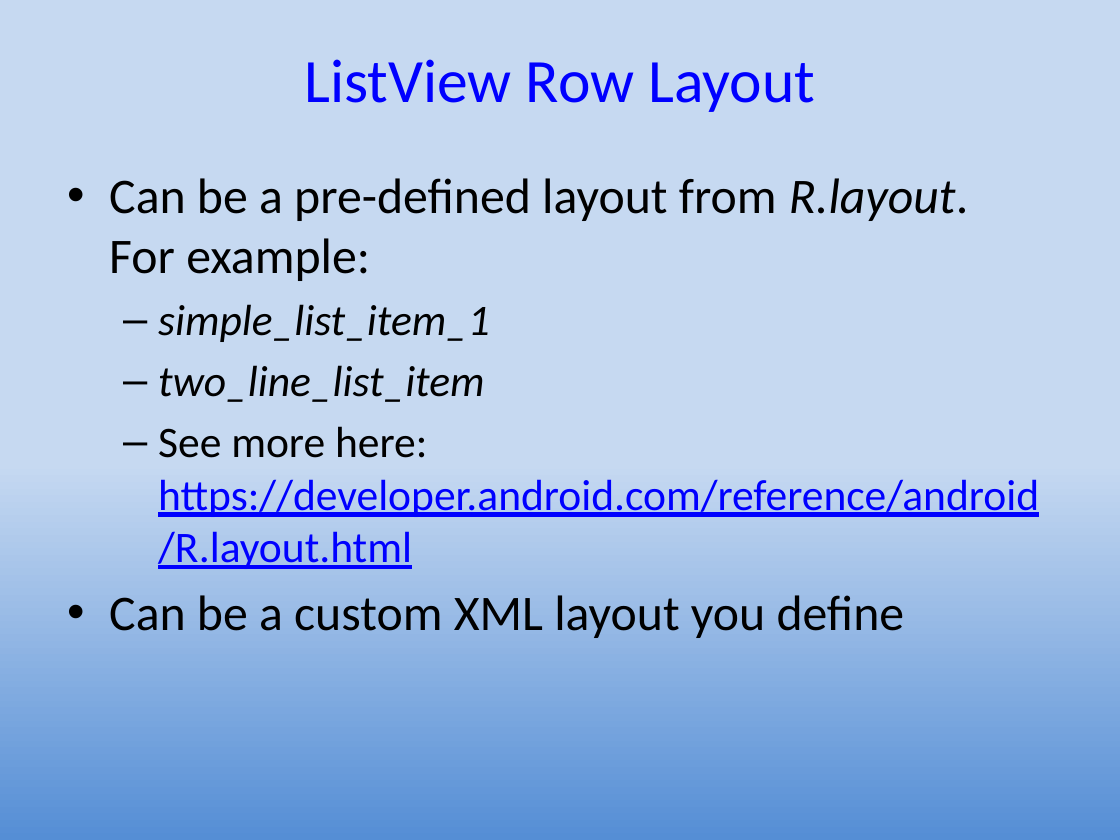
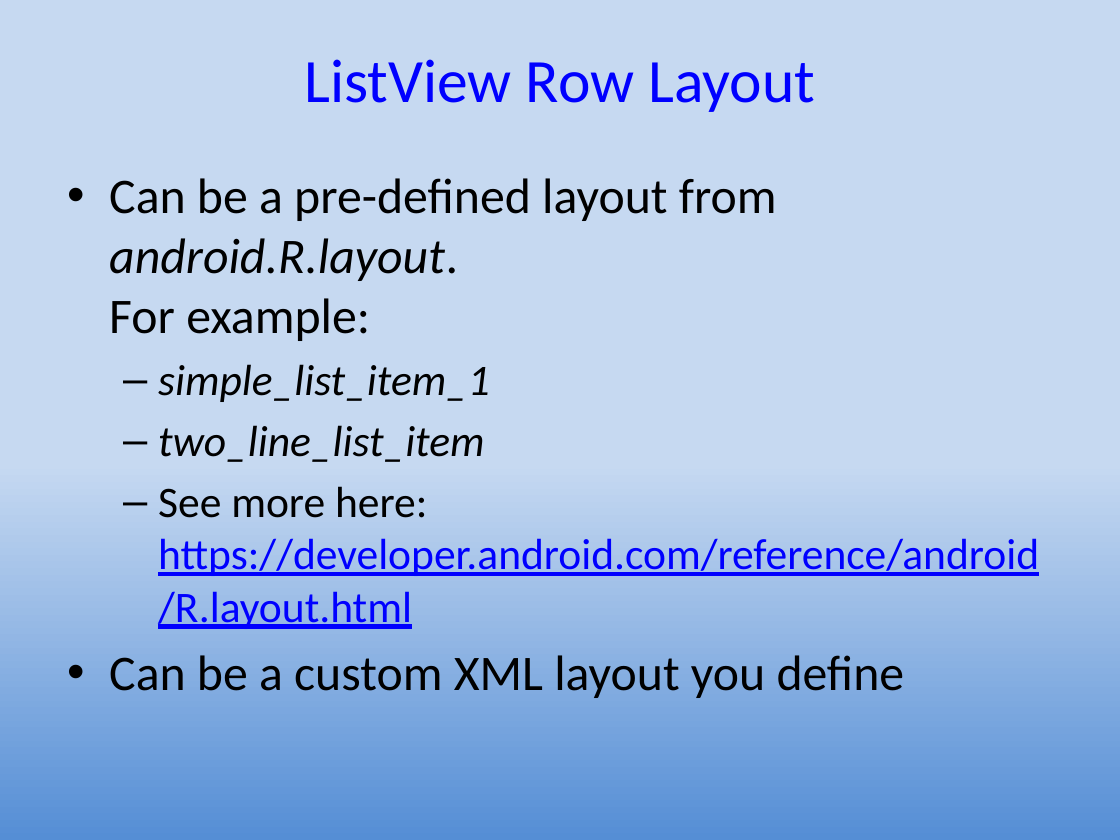
Before and after one commit to UO-CIS/CIS399Android-CourseMaterials, a slide deck: slide 6 of NotesAndSlides/CIS399Wk3Day2-ListViews.pptx. Drawn at 1120x840 pixels with LibreOffice and Linux fonts; fonts in the diff are those of the drawing. Boxes give left, top, right and bottom in pixels: in the first picture for what was removed or moved away, otherwise in the second. Text is boxed around its words. In the diff, an @@ line names an element or a change of style, - is before the commit and + after.

```diff
--- a/NotesAndSlides/CIS399Wk3Day2-ListViews.pptx
+++ b/NotesAndSlides/CIS399Wk3Day2-ListViews.pptx
@@ text at [109,178,777,341]: text changed @@
-• Can be a pre-defined layout from R.layout.
-  For example:
+• Can be a pre-defined layout from android.R.layout.
+  For example:
```
Also in this commit, not shown: 2 other files.
